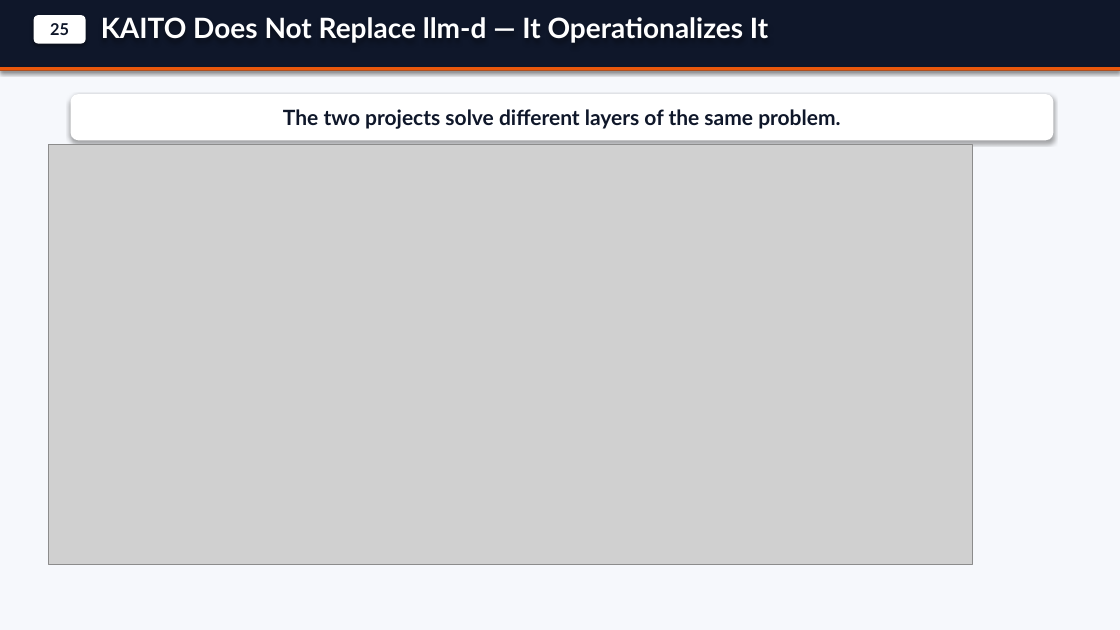
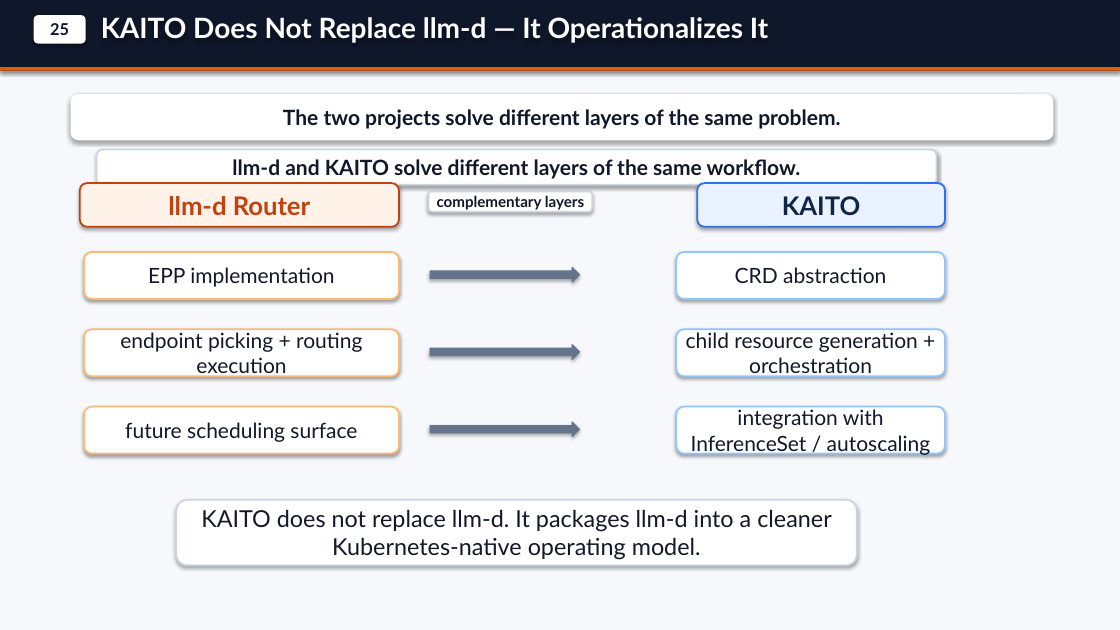
Before and after one commit to andyzhangx/demo, a slide deck: slide 10 of llm/kaito-llm-d-pd-slides.pptx. Drawn at 1120x630 pixels with LibreOffice and Linux fonts; fonts in the diff are those of the drawing; grey boxes stand for pictures. Boxes give left, top, right and bottom in pixels: in the first picture for what was removed or moved away, otherwise in the second. Text is boxed around its words. In the diff, an @@ line names an element or a change of style, - is before the commit and + after.

```diff
--- a/llm/kaito-llm-d-pd-slides.pptx
+++ b/llm/kaito-llm-d-pd-slides.pptx
@@ picture removed at [49,145,973,565] @@
@@ rounded rectangle added at [97,150,937,185], fill #FFFFFF, outline #CBD5E1 1.5 pt, 18 pt, text #111827, bold @@
+llm-d and KAITO solve different layers of the same workflow.
@@ rounded rectangle added at [80,183,399,227], fill #FFF2E8, outline #C2410C 1.5 pt, 22 pt, text #C2410C, bold @@
+llm-d Router
@@ rounded rectangle added at [429,192,592,212], fill #FFFFFF, outline #CBD5E1 1.5 pt, 13 pt, text #111827, bold @@
+complementary layers
@@ rounded rectangle added at [697,183,945,227], fill #EAF2FF, outline #2F6FEB 1.5 pt, 22 pt, text #0F2747, bold @@
+KAITO
@@ rounded rectangle added at [84,252,399,299], fill #FFFFFF, outline #FDBA74 1.5 pt, 18 pt, text #111827 @@
+EPP implementation
@@ right arrow added at [430,267,580,282], fill #64748B, outline #64748B 0.75 pt @@
@@ rounded rectangle added at [676,252,945,299], fill #FFFFFF, outline #93C5FD 1.5 pt, 18 pt, text #111827 @@
+CRD abstraction
@@ rounded rectangle added at [84,329,399,376], fill #FFFFFF, outline #FDBA74 1.5 pt, 18 pt, text #111827 @@
+endpoint picking + routing execution
@@ rounded rectangle added at [676,329,945,376], fill #FFFFFF, outline #93C5FD 1.5 pt, 18 pt, text #111827 @@
+child resource generation + orchestration
@@ right arrow added at [430,344,580,360], fill #64748B, outline #64748B 0.75 pt @@
@@ rounded rectangle added at [84,407,399,454], fill #FFFFFF, outline #FDBA74 1.5 pt, 18 pt, text #111827 @@
+future scheduling surface
@@ rounded rectangle added at [676,407,945,454], fill #FFFFFF, outline #93C5FD 1.5 pt, 18 pt, text #111827 @@
+integration with InferenceSet / autoscaling
@@ right arrow added at [430,422,580,437], fill #64748B, outline #64748B 0.75 pt @@
@@ rounded rectangle added at [176,500,857,565], fill #FFFFFF, outline #CBD5E1 1.5 pt, 20 pt, text #111827 @@
+KAITO does not replace llm-d. It packages llm-d into a cleaner Kubernetes-native operating model.
```
Also in this commit, not shown: 7 other slides changed.
